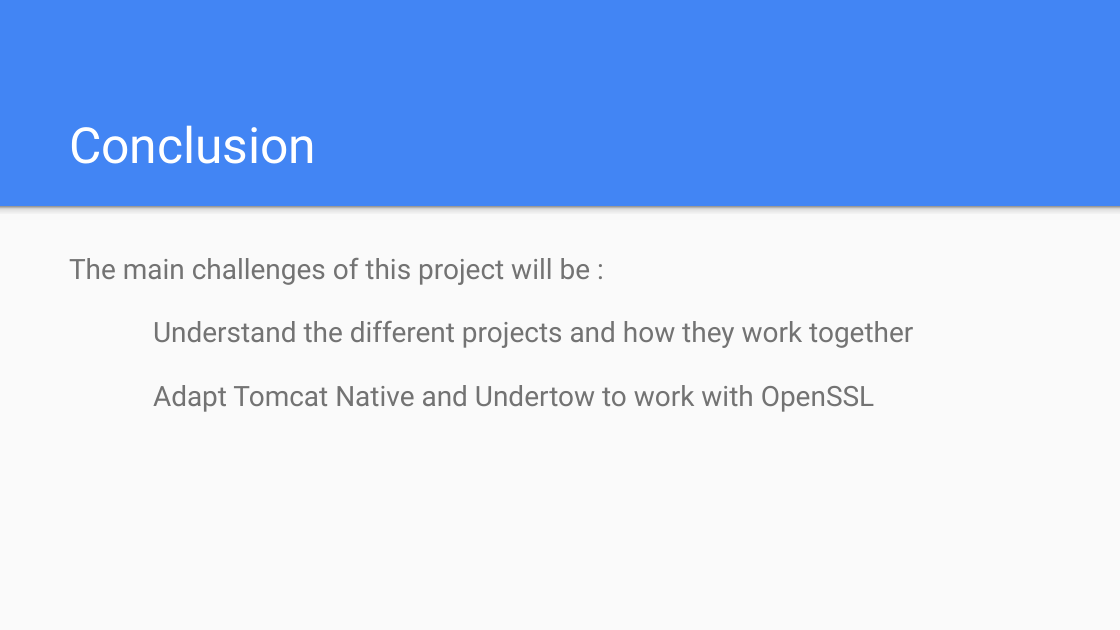
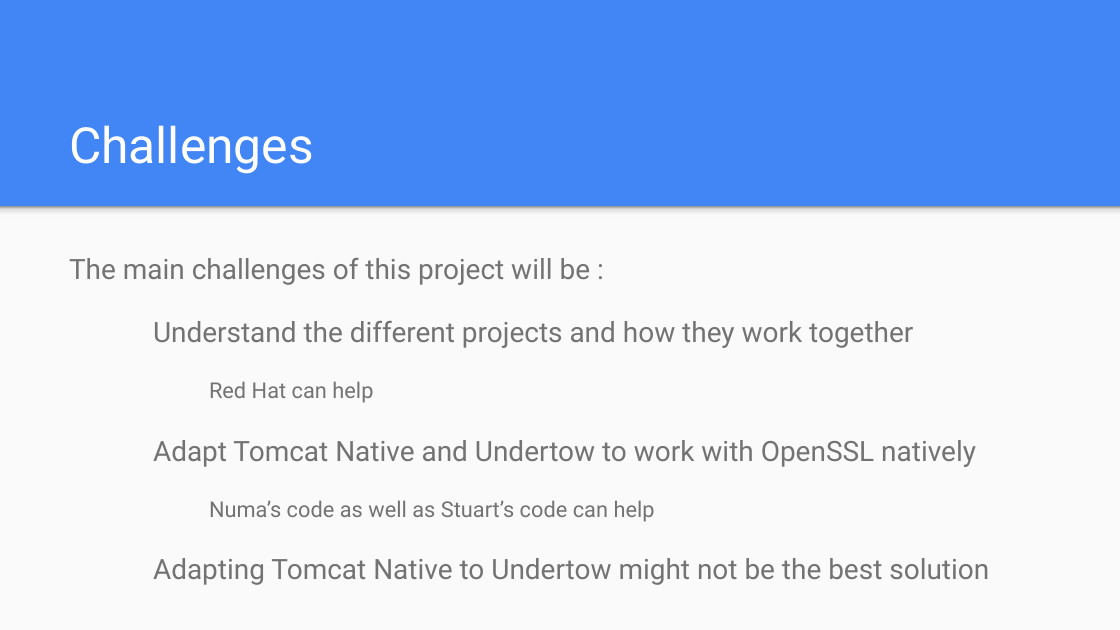
Before and after one commit to jocelynthode/tomcat-native2-doc, a slide deck: slide 14 of initial_presentation.pptx (slide 12 before the commit). Drawn at 1120x630 pixels with LibreOffice and Linux fonts; fonts in the diff are those of the drawing. Boxes give left, top, right and bottom in pixels: in the first picture for what was removed or moved away, otherwise in the second. Text is boxed around its words. In the diff, an @@ line names an element or a change of style, - is before the commit and + after.

```diff
--- a/initial_presentation.pptx
+++ b/initial_presentation.pptx
@@ title at [69, 125, 314, 174]: text changed @@
-Conclusion
+Challenges
@@ text at [153, 381, 989, 585]: text changed @@
-Adapt Tomcat Native and Undertow to work with OpenSSL
+  Red Hat can help
+Adapt Tomcat Native and Undertow to work with OpenSSL natively
+  Numa’s code as well as Stuart’s code can help
+Adapting Tomcat Native to Undertow might not be the best solution
```
Also in this commit, not shown: 2 other slides changed, 5 slides added, 3 slides removed, 1 other file.
